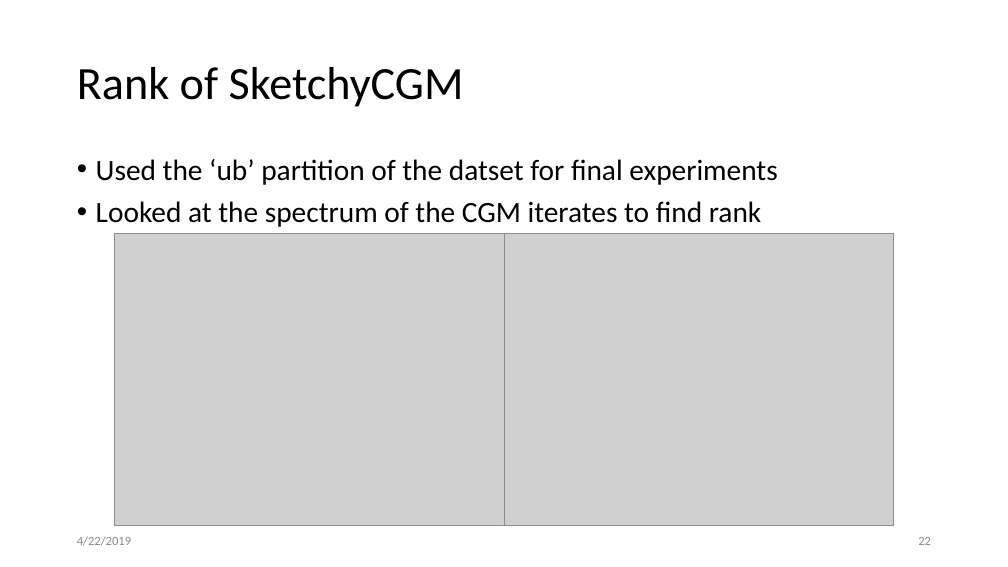
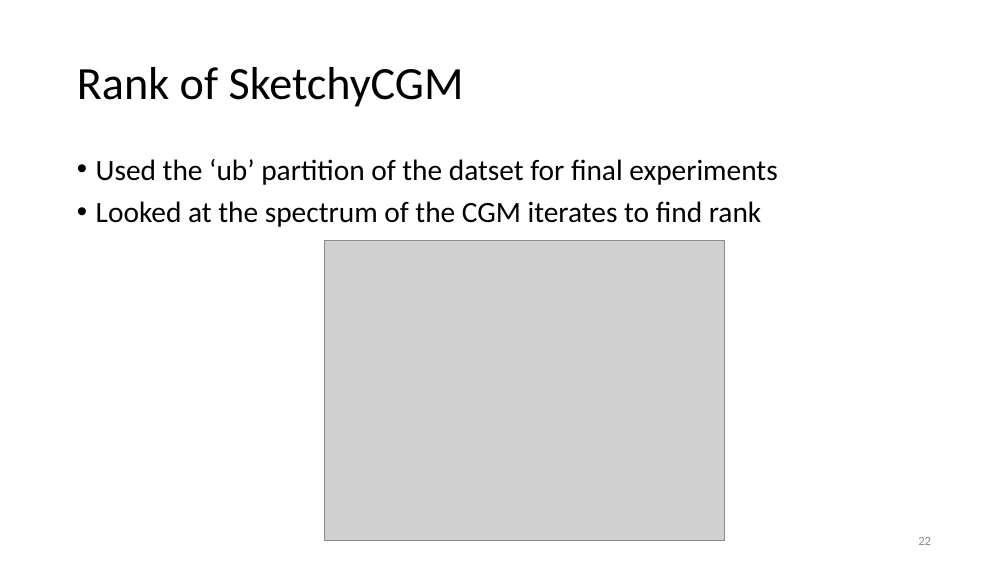
Before and after one commit to aniksh/sketchycgm-python, a slide deck: slide 22 of presentation.pptx. Drawn at 1008x567 pixels with LibreOffice and Linux fonts; fonts in the diff are those of the drawing; grey boxes stand for pictures. Boxes give left, top, right and bottom in pixels: in the first picture for what was removed or moved away, otherwise in the second. Text is boxed around its words. In the diff, an @@ line names an element or a change of style, - is before the commit and + after.

```diff
--- a/presentation.pptx
+++ b/presentation.pptx
@@ picture removed at <box>115,234,504,526</box> @@
@@ picture removed at <box>504,234,894,526</box> @@
@@ picture added at <box>324,240,724,541</box> @@
@@ text removed at <box>77,536,131,546</box> @@
-4/22/2019
```
Also in this commit, not shown: 22 other slides changed, 14 slides added, 2 slides removed.
